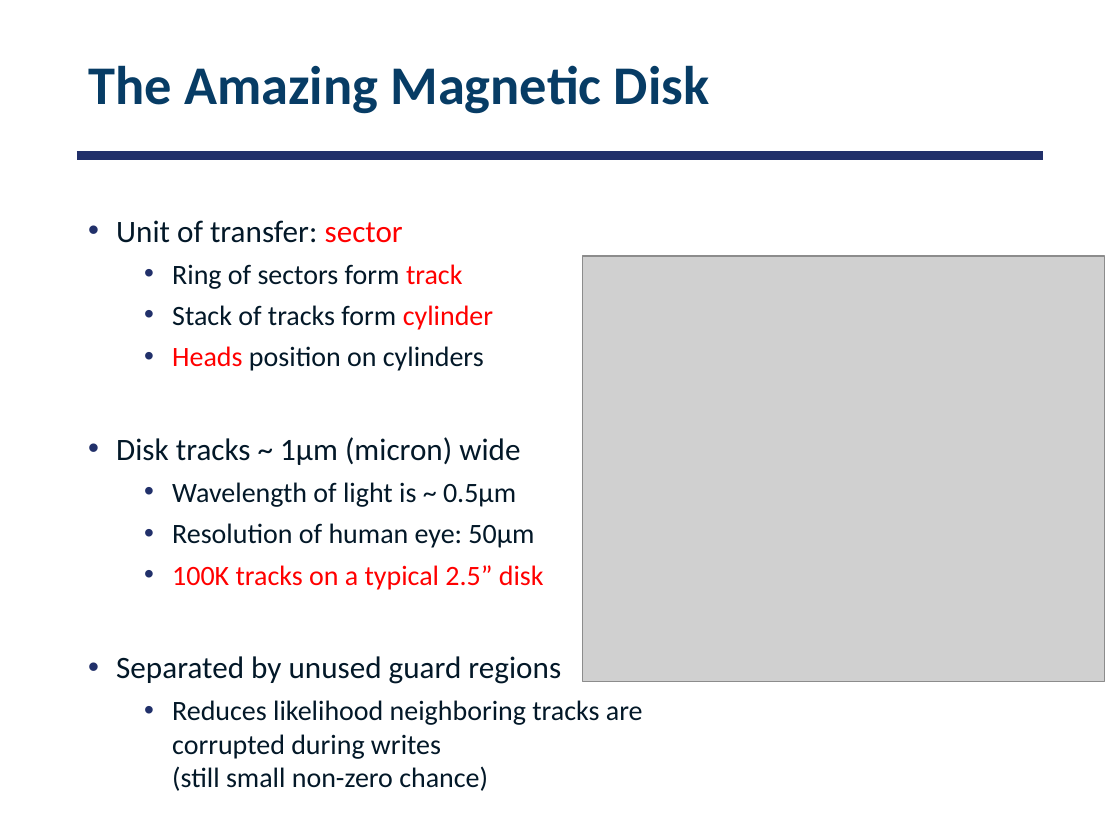
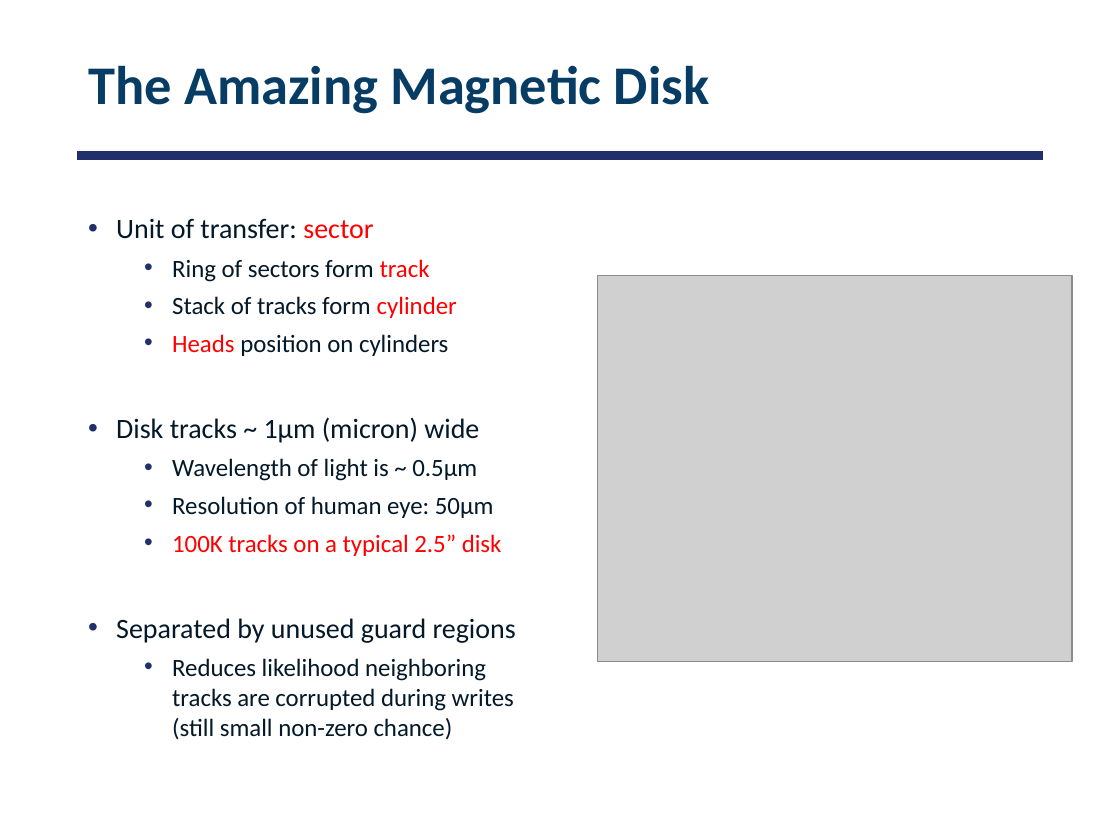
Before and after one commit to smajidzahedi/ECE350, a slide deck: slide 38 of 10-io.pptx. Drawn at 1120x840 pixels with LibreOffice and Linux fonts; fonts in the diff are those of the drawing; grey boxes stand for pictures. Boxes give left, top, right and bottom in pixels: in the first picture for what was removed or moved away, otherwise in the second. Text is boxed around its words. In the diff, an @@ line names an element or a change of style, - is before the commit and + after.

```diff
--- a/10-io.pptx
+++ b/10-io.pptx
@@ text "Unit of transfer: sector" at (116, 218, 516, 740): size 20 to 18 pt in "Unit of transfer: sector", "Disk tracks ~ 1µm (micron) wide", "Separated by unused guard regions"; size 18 to 16 pt in "Ring of sectors form track", "Stack of tracks form cylinder", "Heads position on cylinders", "Wavelength of light is ~ 0.5µm" and 3 more places @@
@@ picture: place and size @@
-picture at (582, 256, 1104, 682)
+picture at (597, 276, 1072, 662)
```
Also in this commit, not shown: 2 other slides changed, 2 other files.
